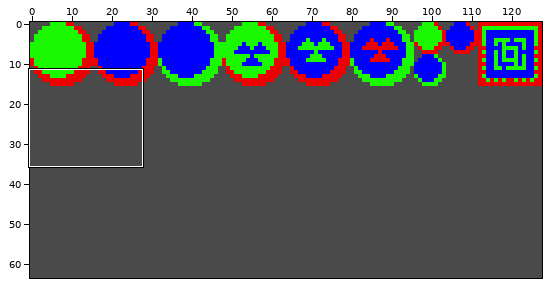
File history of a sprite sheet, gfx/sheet1.png. The picture above shows the old version from afar; the outline marks the close-up.
Close-up. Earlier state:
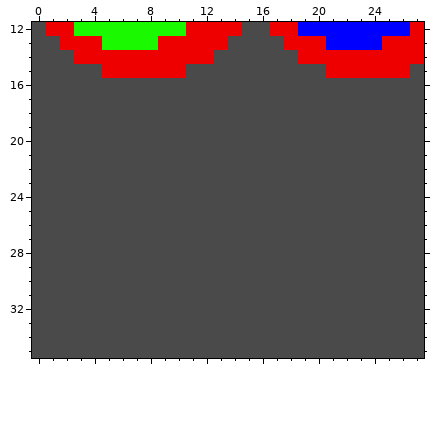
The file is 128x64 pixels. Shown: x 0..27, y 12..35.
Now the later version:
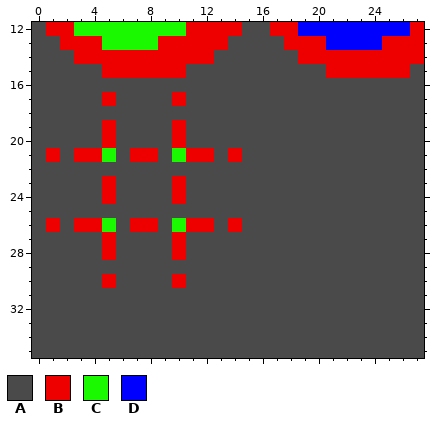
Palette (. is transparent): A #4a4a4a  B #ee0000  C #1af900  D #0000ff
Changes in this commit:
Changed rows in their new state; - is an unchanged pixel.
first column x 1:
17 ----B----B----
19 ----B----B----
20 ----B----B----
21 B-BBC-BB-CBB-B
23 ----B----B----
24 ----B----B----
26 B-BBC-BB-CBB-B
27 ----B----B----
28 ----B----B----
30 ----B----B----
Pixel boxes of the changes (left, top, right, bottom) in both close-ups:
changed: (46, 92, 242, 288)
